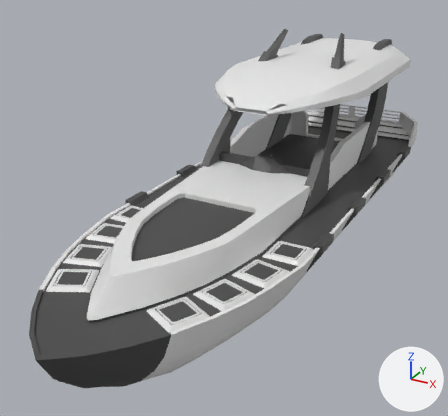
An edit to the FBX model SS-1/Models/SS-1.fbx, drawn before and after from the same camera.
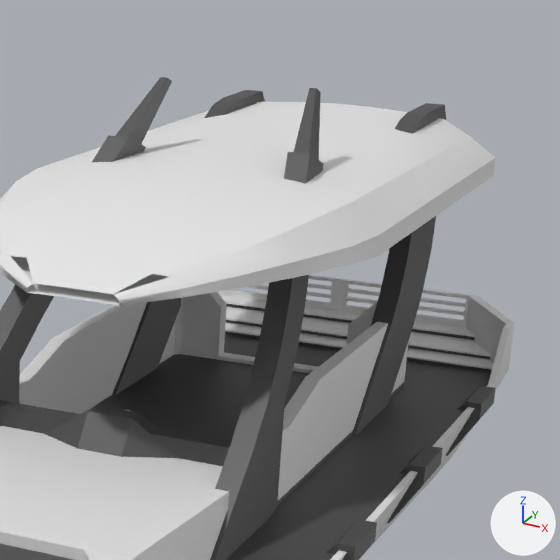
The first picture shows the older version from a 50 mm camera at (4.37, -9.57, 5.17) aimed at (-0.34, -1.02, 0.89). The close-ups show both versions on the part from 50% to 97% of the width and 0% to 51% of the height of that picture; other places that the commit changed are outside them. The axes (+X, +Y, +Z) are drawn at lower right. The lights are the same throughout. Where no turn or scale is listed for an object, it has been applied to the vertices. Vertices at the same position are counted once.

Names of what the first close-up shows: 'SS-1'.
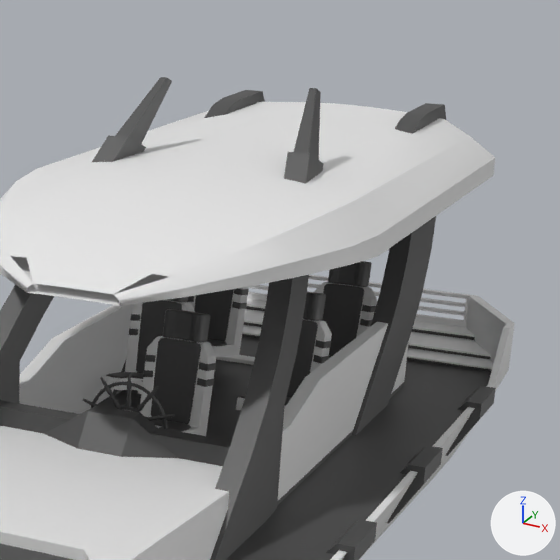
Changed parts and their boxes [x1, y1, x2, y2] in the close-ups (560 x 560 px):
'SteeringWheel', added: after [83, 372, 175, 429]
    faces in mat_dark (dark grey #494949): [83, 372, 175, 429]
part 1 of me_cube, added: after [103, 261, 377, 436]

The change, as a list of edits to the scene's bpy script:
```text
Change me_cube:
    used by ob_ss_1; location = (0.0, 0.0, 0.639)
    remove me_cube.from_pydata(...)  # 1439 vertices, 1274 faces; spans x -1.77..1.77, y -5.79..4.87, z -0.9..2.87
    add me_cube.from_pydata(...)  # 5057 vertices, 4656 faces; spans x -1.77..1.77, y -5.79..4.87, z -0.9..2.87
    me_cube part 1: 3650 vertices added at x -0.79..0.79, y 0.41..3.26, z 0.48..1.38
Add me_cube_003:
    me_cube_003.from_pydata(...)  # 1344 vertices, 1274 faces; spans x -0.343..0.343, y 0.0..0.177, z -0.359..0.359
    # faces by material slot: [18, 1256]
    me_cube_003.materials.append(mat_bright)  # white #e7e7e7
    me_cube_003.materials.append(mat_dark)  # dark grey #494949
Add ob_steeringwheel:
    ob_steeringwheel = bpy.data.objects.new('SteeringWheel', me_cube_003)
    ob_steeringwheel.location = (0.0, -0.02, 1.461)
```
